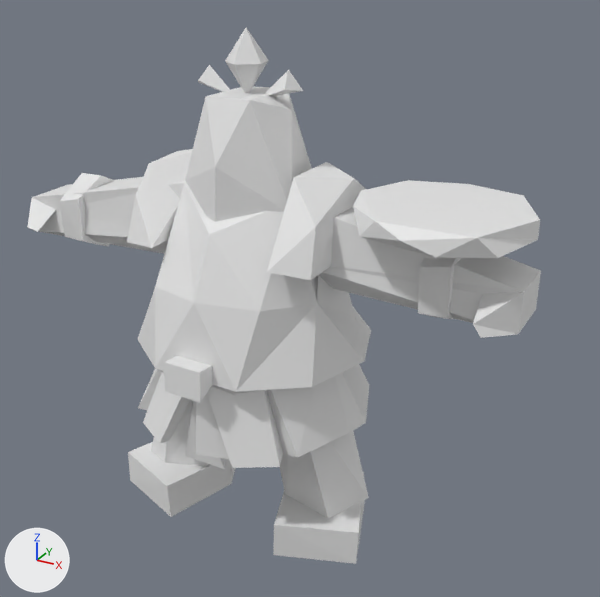
Renders of the FBX model Assets/Resources/Models/Enemies/Armored/Meshy_AI_Colorful_Toy_Warrior_biped_Optimized.fbx from each side of a commit.
Before and after are seen from a camera (50 mm lens) standing at (1.288, -2.037, 1.817) and looking at (0.141, 0.048, 0.774). The axes (+X, +Y, +Z) are drawn at lower left. The lights are the same throughout. The picture after the commit comes second. Materials are left out; every surface is plain grey. Where no turn or scale is listed for an object, it has been applied to the vertices.

The older version as bpy lines, for what is in view:
```python
me_toywarrior_mesh = bpy.data.meshes.new('ToyWarrior_Mesh')
me_toywarrior_mesh.from_pydata(...)  # 224 vertices, 381 faces; spans x -0.85..0.85, y -0.39..0.39, z 0.0..1.58
me_toywarrior_mesh.materials.append(mat_toywarrior_material)
ob_toywarrior_mesh = bpy.data.objects.new('ToyWarrior_Mesh', me_toywarrior_mesh)
ob_toywarrior_mesh.location = (0.0, 0.0, 0.0)
```
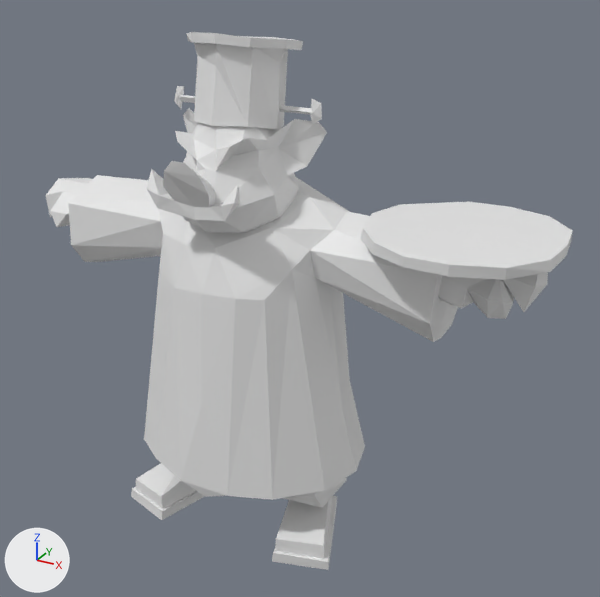
What differs and where, as boxes (x1, y1, x2, y2) in the pictures (600 x 597 px):
```json
{"object": "ToyWarrior_Mesh", "change": "reshaped", "before": [27, 28, 541, 564], "after": [46, 32, 573, 570]}
{"part": 1, "of": "me_toywarrior_mesh", "change": "rebuilt", "before": [27, 177, 541, 518], "after": [68, 175, 458, 500], "on screen": "24% narrower"}
{"part": 2, "of": "me_toywarrior_mesh", "change": "rebuilt", "before": [185, 86, 312, 222], "after": [175, 108, 327, 233], "on screen": "20% wider, 8% shorter"}
{"part": 3, "of": "me_toywarrior_mesh", "change": "rebuilt", "before": [273, 472, 365, 564], "after": [275, 496, 333, 559]}
{"part": 4, "of": "me_toywarrior_mesh", "change": "rebuilt", "before": [128, 442, 235, 517], "after": [136, 463, 196, 509]}
{"part": 5, "of": "me_toywarrior_mesh", "change": "deleted", "before": [127, 28, 461, 469]}
{"part": 6, "of": "me_toywarrior_mesh", "change": "reshaped", "before": [138, 180, 540, 468], "after": [131, 32, 573, 570]}
{"part": 7, "of": "me_toywarrior_mesh", "change": "built on", "before": [60, 173, 115, 246], "after": [46, 178, 93, 227]}
```

The change, as JSON lines over the scene's bpy script:
```json
{"block": "me_toywarrior_mesh", "where": "# used by ob_toywarrior_mesh; location = (0.0, 0.0, 0.0)"}
{"op": "remove", "block": "me_toywarrior_mesh", "code": "me_toywarrior_mesh.from_pydata(...)  # 224 vertices, 381 faces; spans x -0.85..0.85, y -0.39..0.39, z 0.0..1.58"}
{"op": "add", "block": "me_toywarrior_mesh", "code": "me_toywarrior_mesh.from_pydata(...)  # 396 vertices, 736 faces; spans x -0.77..0.93, y -0.34..0.34, z 0.0..1.58"}
{"block": "me_toywarrior_mesh", "change": "me_toywarrior_mesh part 1: the loose piece of 72 vertices spanning x -0.85..0.85, y -0.33..0.38, z 0.11..1.22 is rebuilt with 91 vertices and now spans x -0.64..0.64, y -0.33..0.34, z 0.21..1.17"}
{"block": "me_toywarrior_mesh", "change": "me_toywarrior_mesh part 2: the loose piece of 15 vertices spanning x -0.2..0.19, y -0.19..0.21, z 1.04..1.4 is rebuilt with 71 vertices and now spans x -0.24..0.25, y -0.29..0.11, z 1.01..1.4"}
{"block": "me_toywarrior_mesh", "change": "me_toywarrior_mesh part 3: the loose piece of 10 vertices spanning x 0.12..0.45, y -0.24..0.15, z 0.0..0.13 is rebuilt with 9 vertices and now spans x 0.14..0.37, y -0.25..0.08, z 0.03..0.15"}
{"block": "me_toywarrior_mesh", "change": "me_toywarrior_mesh part 4: the loose piece of 9 vertices spanning x -0.45..-0.12, y -0.24..0.16, z 0.0..0.13 is rebuilt with 10 vertices and now spans x -0.37..-0.15, y -0.25..0.07, z 0.03..0.17"}
{"block": "me_toywarrior_mesh", "change": "me_toywarrior_mesh part 5: 7 loose pieces with 57 vertices, spanning x -0.32..0.67, y -0.39..0.28, z 0.33..1.58, are deleted"}
{"block": "me_toywarrior_mesh", "change": "me_toywarrior_mesh part 6"}
{"block": "me_toywarrior_mesh", "change": "49 vertices are removed from x -0.39..0.85, y -0.39..0.39, z 0.39..1.16"}
{"block": "me_toywarrior_mesh", "change": "79 faces are deleted"}
{"block": "me_toywarrior_mesh", "change": "185 vertices are added at x -0.39..0.93, y -0.34..0.27, z 0.0..1.58"}
{"block": "me_toywarrior_mesh", "change": "5 new vertices lie (0.01, 0.0, 0.04) away from vertices in x -0.11..0.41, y -0.31..0.09, z 0.0..1.49"}
{"block": "me_toywarrior_mesh", "change": "344 new faces join them"}
{"block": "me_toywarrior_mesh", "change": "me_toywarrior_mesh part 7"}
{"block": "me_toywarrior_mesh", "change": "12 vertices are removed from x -0.69..-0.6, y -0.1..0.15, z 0.82..1.07"}
{"block": "me_toywarrior_mesh", "change": "20 faces are deleted"}
{"block": "me_toywarrior_mesh", "change": "25 vertices are added at x -0.77..-0.5, y -0.12..0.13, z 0.91..1.05"}
{"block": "me_toywarrior_mesh", "change": "46 new faces join them"}
```
